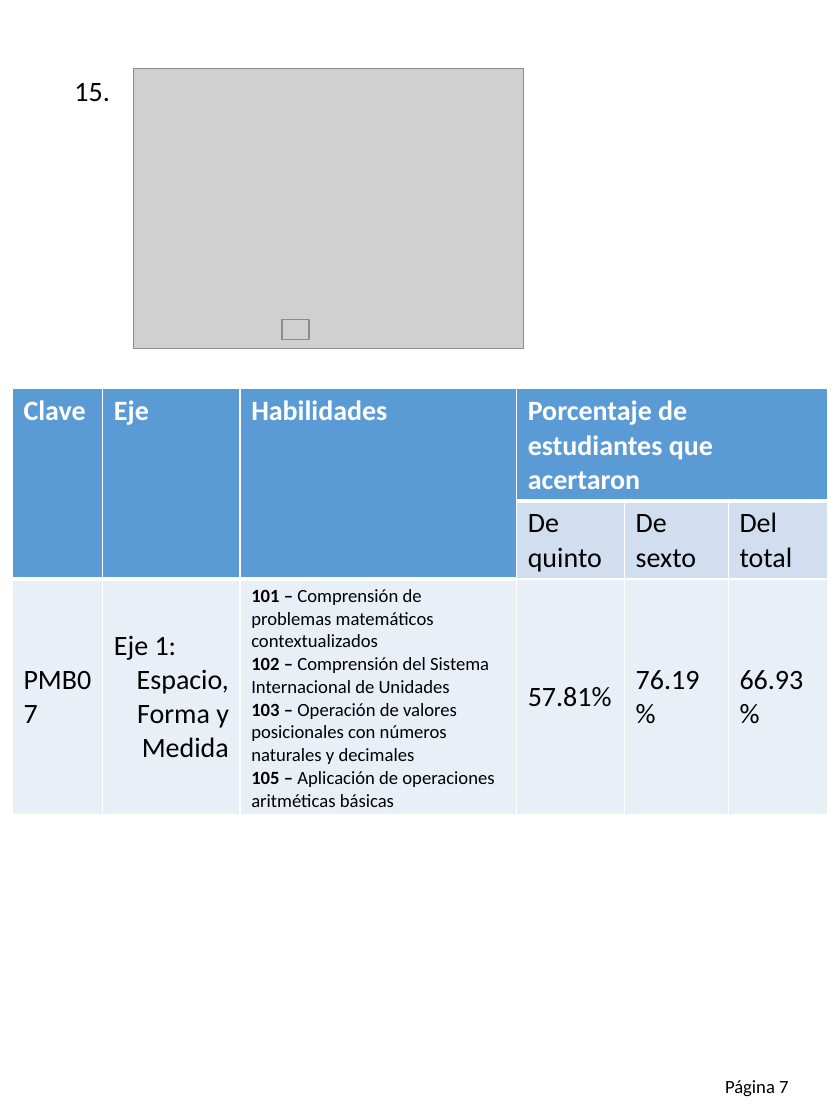
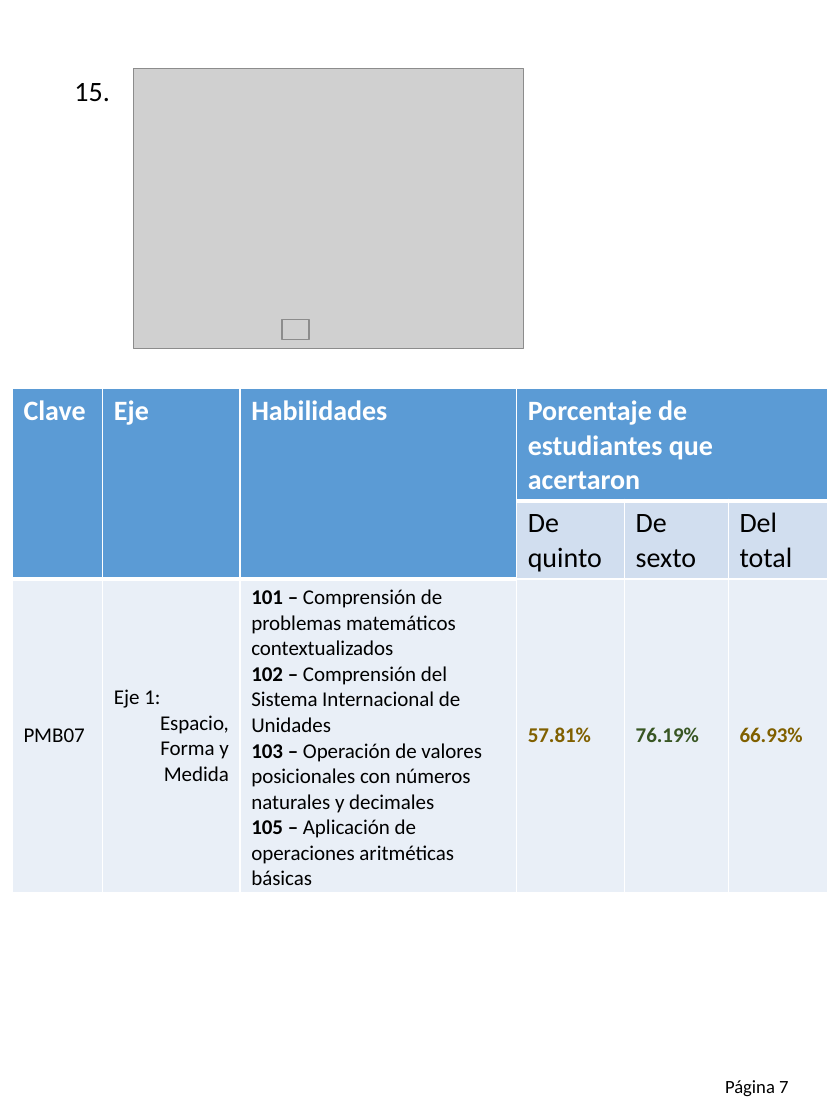
Before and after one commit to Adrifelcha/afchavez-019, a slide deck: slide 19 of Lancaster/Reporte_02_Q-Preliminar/Info_per_Item.pptx. Drawn at 840x1120 pixels with LibreOffice and Linux fonts; fonts in the diff are those of the drawing; grey boxes stand for pictures. Boxes give left, top, right and bottom in pixels: in the first picture for what was removed or moved away, otherwise in the second. Text is boxed around its words. In the diff, an @@ line names an element or a change of style, - is before the commit and + after.

```diff
--- a/Lancaster/Reporte_02_Q-Preliminar/Info_per_Item.pptx
+++ b/Lancaster/Reporte_02_Q-Preliminar/Info_per_Item.pptx
@@ table at <box>12,389,829,889</box> @@
@@ size 18 to 13.5 pt in "PMB07", "Eje 1:", "Espacio, Forma y Medida", "57.81%" and 2 more places @@
@@ size 12 to 13.5 pt in "101 – Comprensión de problemas matemáticos contextualizados", "102 – Comprensión del Sistema Internacional de ...", "103 – Operación de valores posicionales con ...", "105 – Aplicación de operaciones aritméticas básicas" @@
@@ text colour #000000 to #806000 in "57.81%", "66.93%" @@
@@ bold on in "57.81%", "76.19%", "66.93%" @@
@@ text colour #000000 to #385723 in "76.19%" @@
```
Also in this commit, not shown: 49 other slides changed, 1 other file.
